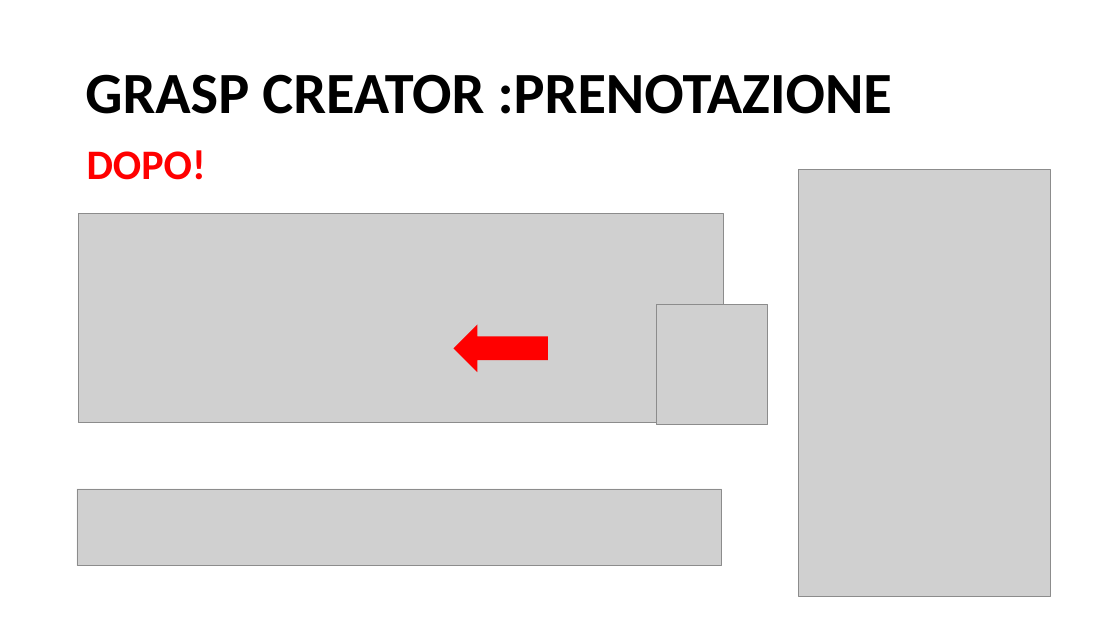
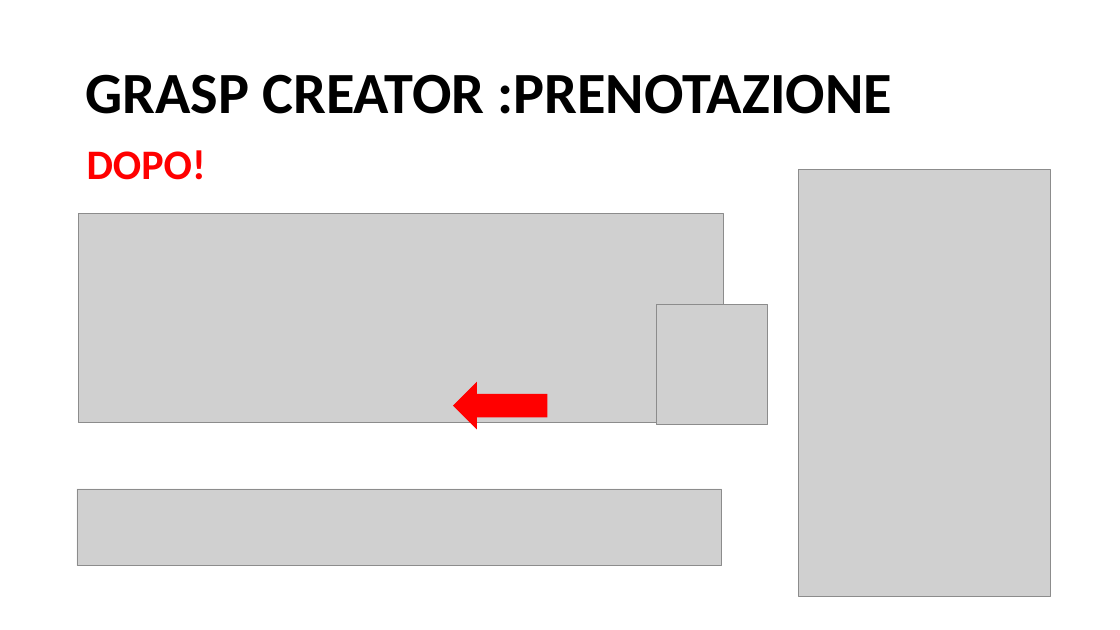
Before and after one commit to Inge-sw/IngeSw, a slide deck: slide 5 of Documenti/PROGETTO.pptx. Drawn at 1120x630 pixels with LibreOffice and Linux fonts; fonts in the diff are those of the drawing; grey boxes stand for pictures; background and template pictures are left out. Boxes give left, top, right and bottom in pixels: in the first picture for what was removed or moved away, otherwise in the second. Text is boxed around its words. In the diff, an @@ line names an element or a change of style, - is before the commit and + after.

```diff
--- a/Documenti/PROGETTO.pptx
+++ b/Documenti/PROGETTO.pptx
@@ left arrow: place and size @@
-left arrow at (455,326,548,371)
+left arrow at (454,383,547,429)
```
Also in this commit, not shown: 5 other slides changed.
